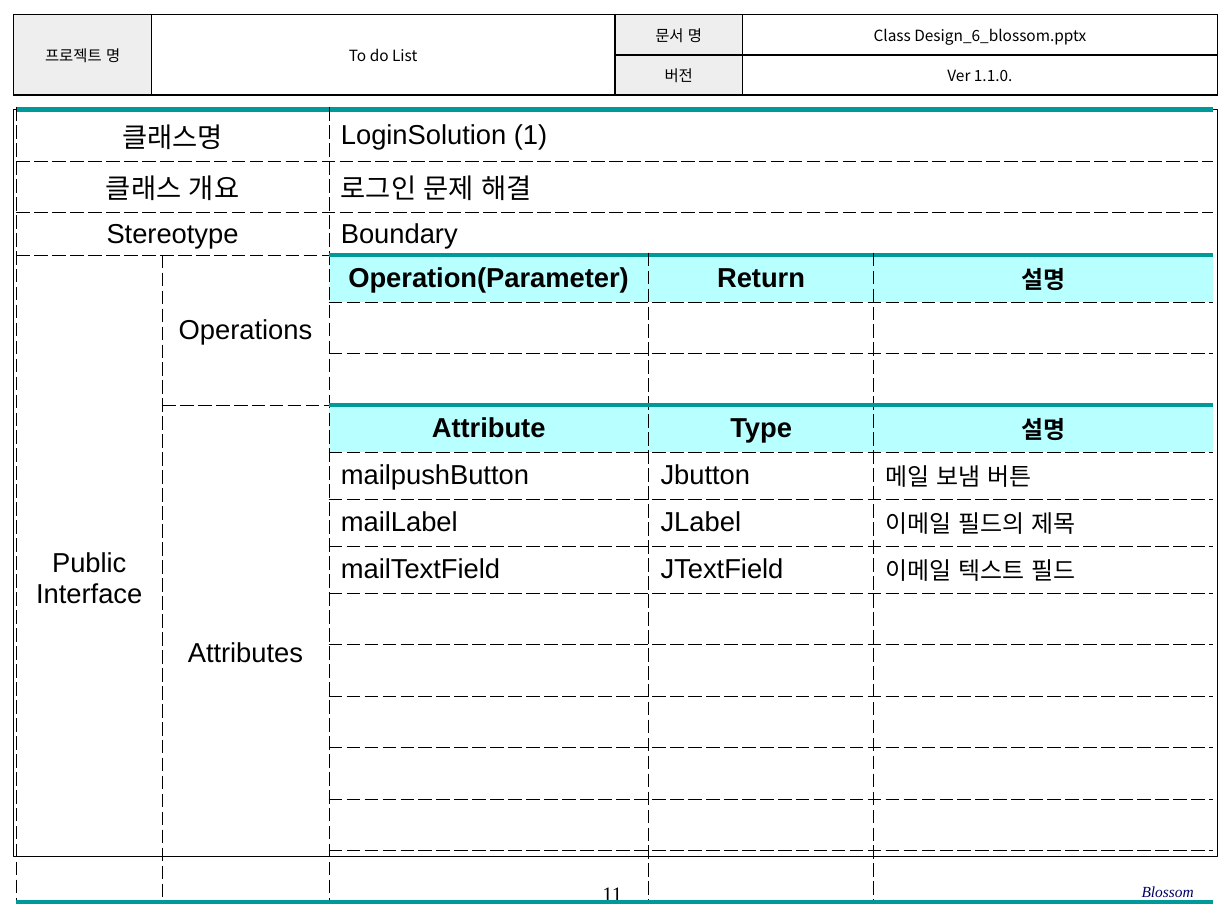
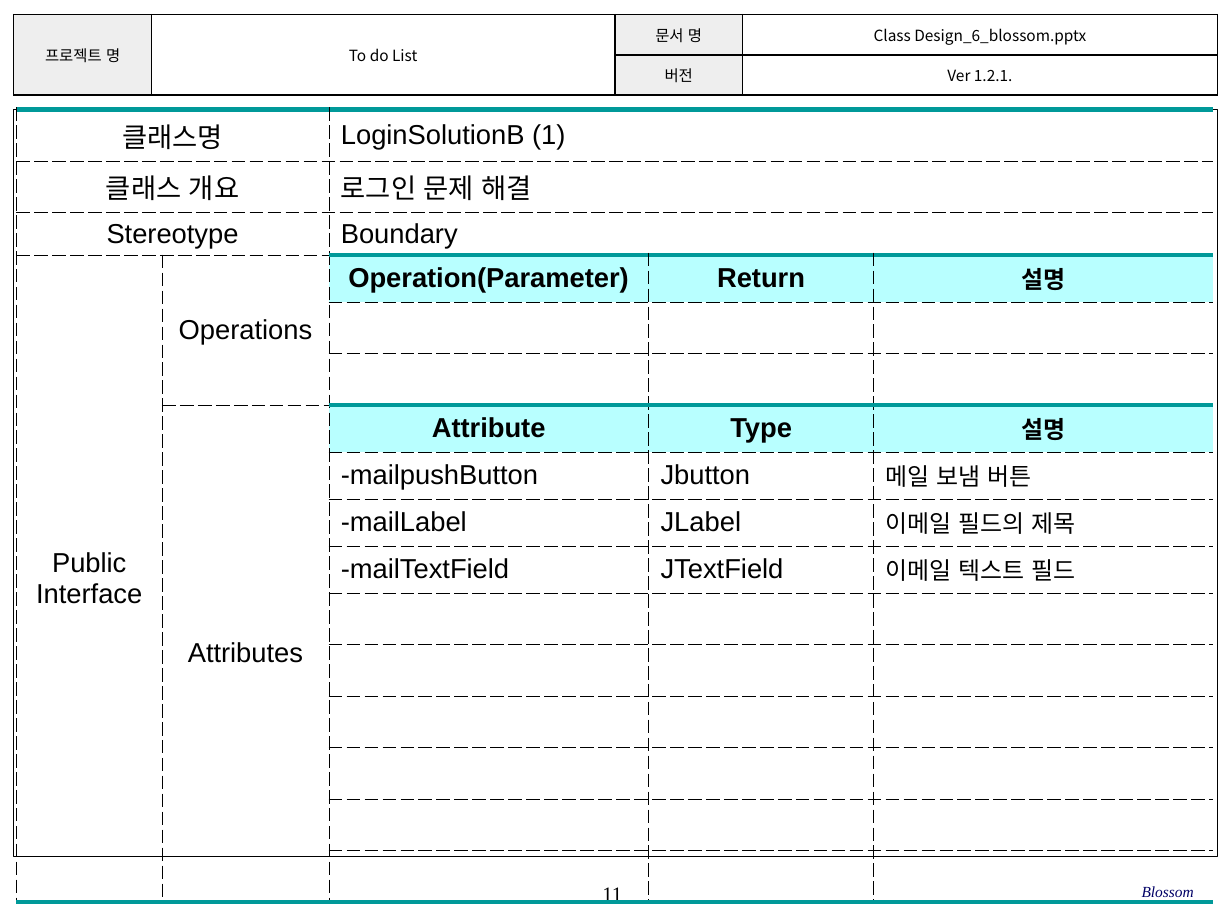
Before and after one commit to SE-admin/SE2017_6_blossom, a slide deck: slide 11 of doc/3_ 설계서/Class Design_6_blossom.pptx. Drawn at 1232x924 pixels with LibreOffice and Linux fonts; fonts in the diff are those of the drawing; background and template pictures are left out. Boxes give left, top, right and bottom in pixels: in the first picture for what was removed or moved away, otherwise in the second. Text is boxed around its words. In the diff, an @@ line names an element or a change of style, - is before the commit and + after.

```diff
--- a/doc/3_ 설계서/Class Design_6_blossom.pptx
+++ b/doc/3_ 설계서/Class Design_6_blossom.pptx
@@ table at [14, 15, 1217, 204] @@
-row 2, column 4: Ver 1.1.0.
+row 2, column 4: Ver 1.2.1.
@@ table at [16, 110, 1212, 832] @@
-row 1, column 3: LoginSolution (1)
+row 1, column 3: LoginSolutionB (1)
-row 8, column 3: mailpushButton
+row 8, column 3: -mailpushButton
-row 9, column 3: mailLabel
+row 9, column 3: -mailLabel
-row 10, column 3: mailTextField
+row 10, column 3: -mailTextField
```
Also in this commit, not shown: 22 other slides changed.
